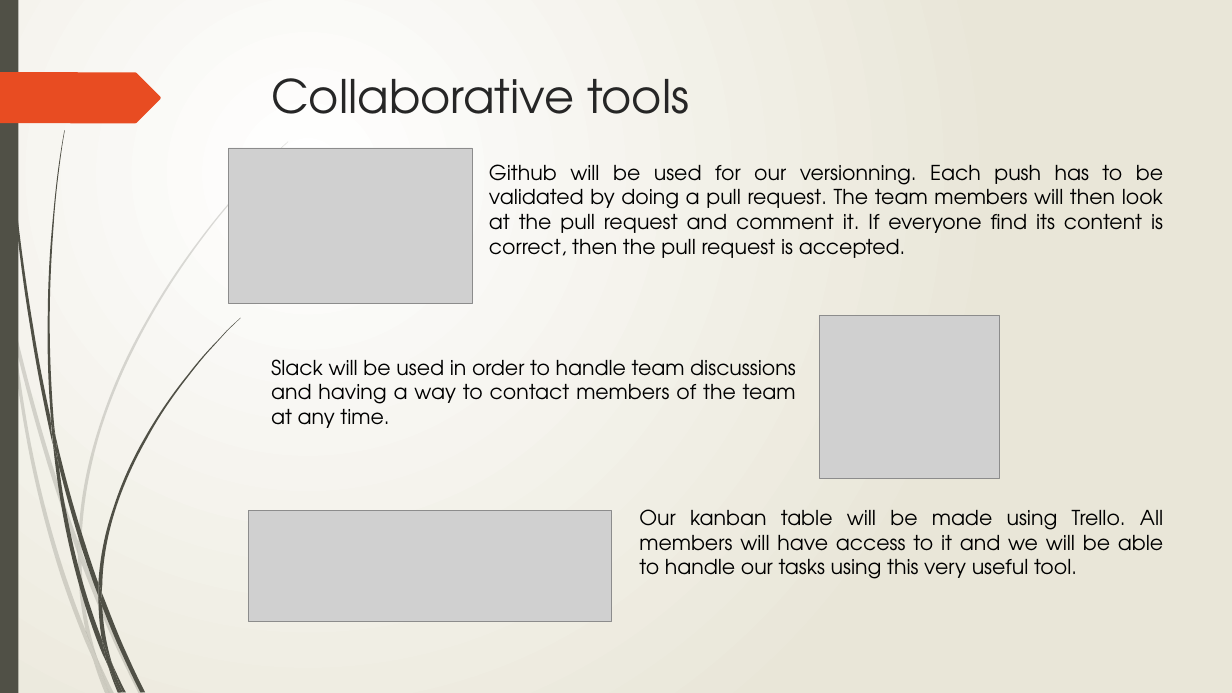
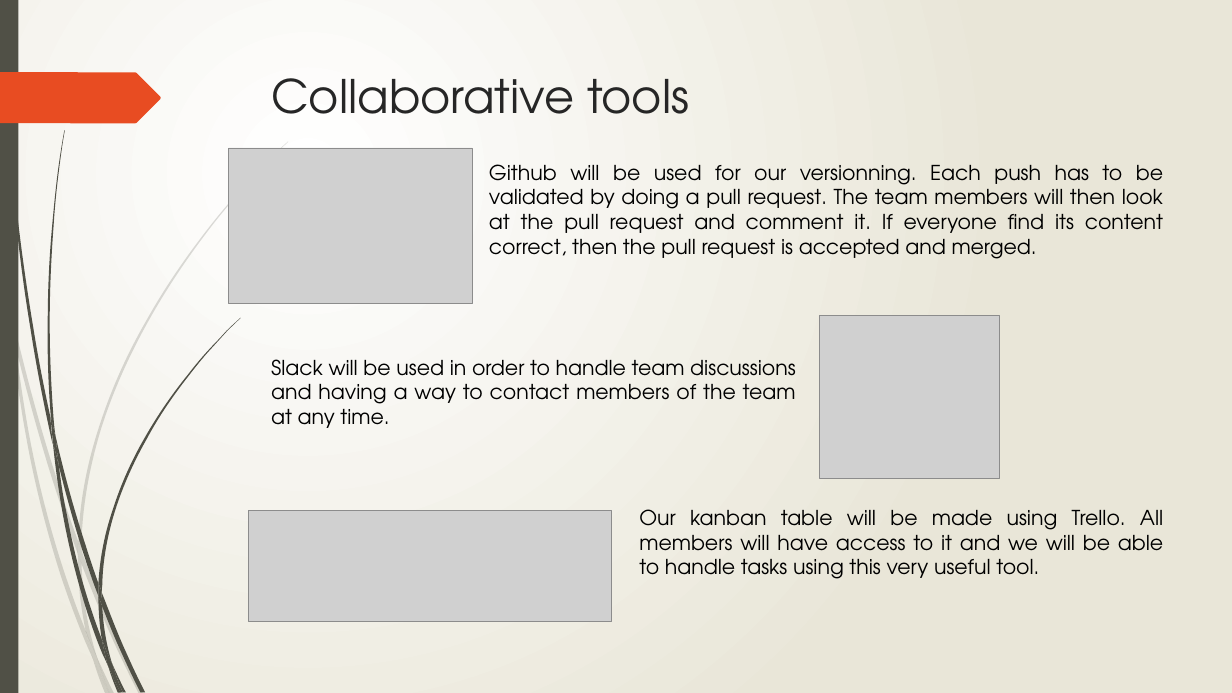
Before and after one commit to Toulouse-Exia-A4/AtlantisToulouseUML, a slide deck: slide 13 of ProjectManagement/Project Management.pptx. Drawn at 1232x693 pixels with LibreOffice and Linux fonts; fonts in the diff are those of the drawing; grey boxes stand for pictures. Boxes give left, top, right and bottom in pixels: in the first picture for what was removed or moved away, otherwise in the second. Text is boxed around its words. In the diff, an @@ line names an element or a change of style, - is before the commit and + after.

Commit message:
Correct errors in ppt

```diff
--- a/ProjectManagement/Project Management.pptx
+++ b/ProjectManagement/Project Management.pptx
@@ text at box(489, 164, 1163, 259): text changed @@
-Github will be used for our versionning. Each push has to be validated by doing a pull request. The team members will then look at the pull request and comment it. If everyone find its content is correct, then the pull request is accepted.
+Github will be used for our versionning. Each push has to be validated by doing a pull request. The team members will then look at the pull request and comment it. If everyone find its content correct, then the pull request is accepted and merged.
@@ text at box(639, 509, 1163, 579): text changed @@
-Our kanban table will be made using Trello. All members will have access to it and we will be able to handle our tasks using this very useful tool.
+Our kanban table will be made using Trello. All members will have access to it and we will be able to handle tasks using this very useful tool.
```
Also in this commit, not shown: 6 other slides changed.
